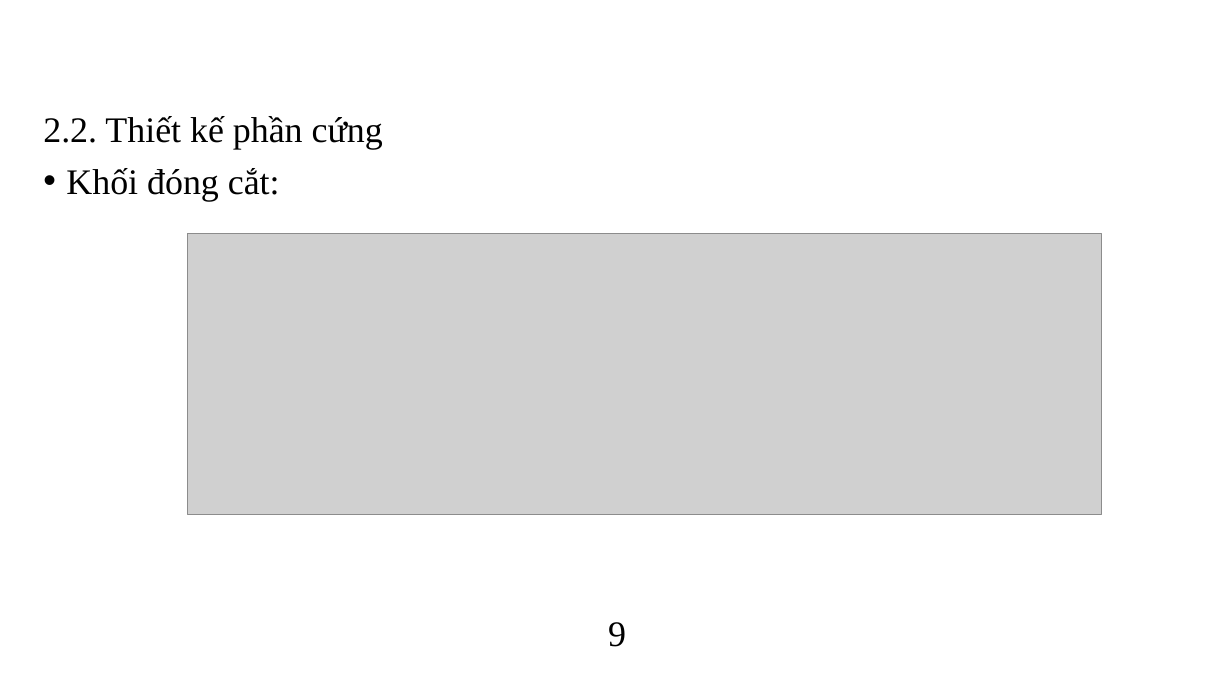
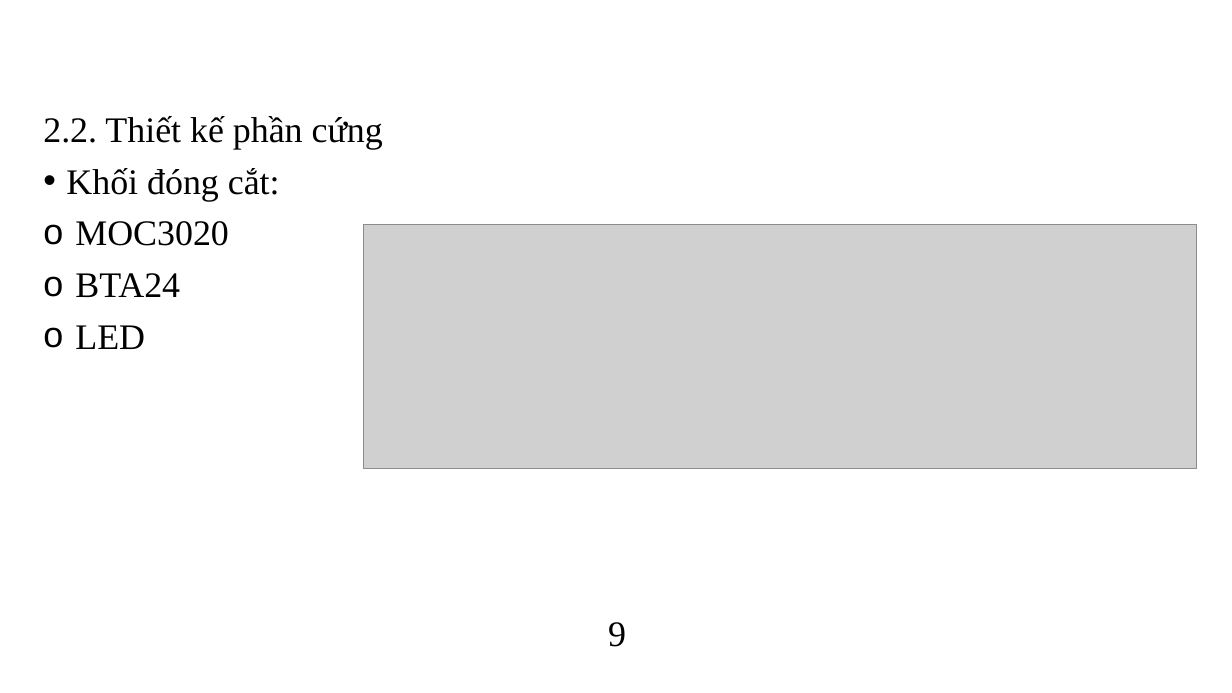
Before and after one commit to kurooroo/DATN, a slide deck: slide 12 of documents/Slide Đồ án tốt nghiệp_Nguyễn Tuấn Anh.pptx. Drawn at 1232x693 pixels with LibreOffice and Linux fonts; fonts in the diff are those of the drawing; grey boxes stand for pictures; background and template pictures are left out. Boxes give left, top, right and bottom in pixels: in the first picture for what was removed or moved away, otherwise in the second. Text is boxed around its words. In the diff, an @@ line names an element or a change of style, - is before the commit and + after.

```diff
--- a/documents/Slide Đồ án tốt nghiệp_Nguyễn Tuấn Anh.pptx
+++ b/documents/Slide Đồ án tốt nghiệp_Nguyễn Tuấn Anh.pptx
@@ text at [75, 221, 229, 349]: paragraphs added @@
+o MOC3020
+o BTA24
+o LED
@@ picture: place and size @@
-picture at [188, 234, 1102, 515]
+picture at [364, 225, 1198, 468]
```
Also in this commit, not shown: 11 other slides changed, 5 slides added, 44 other files.
